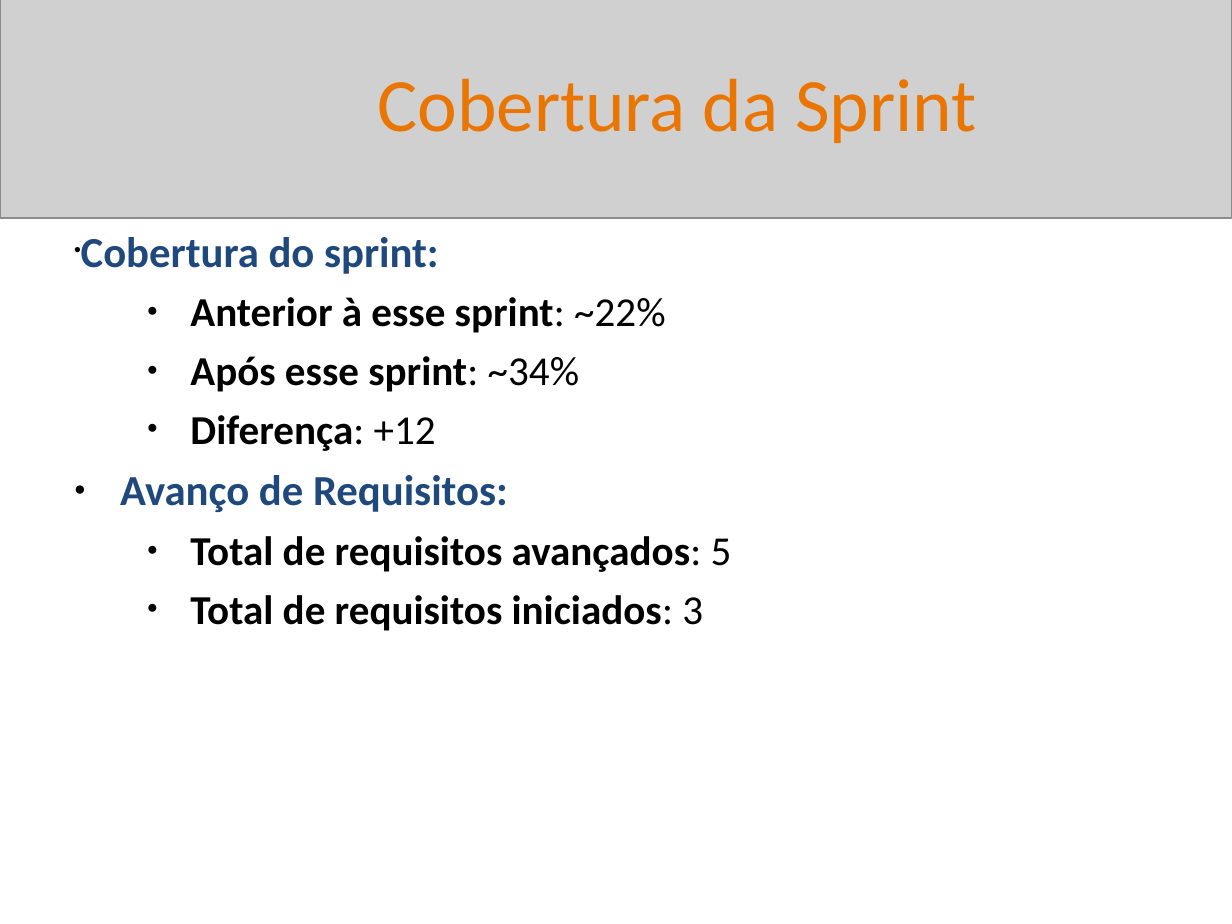
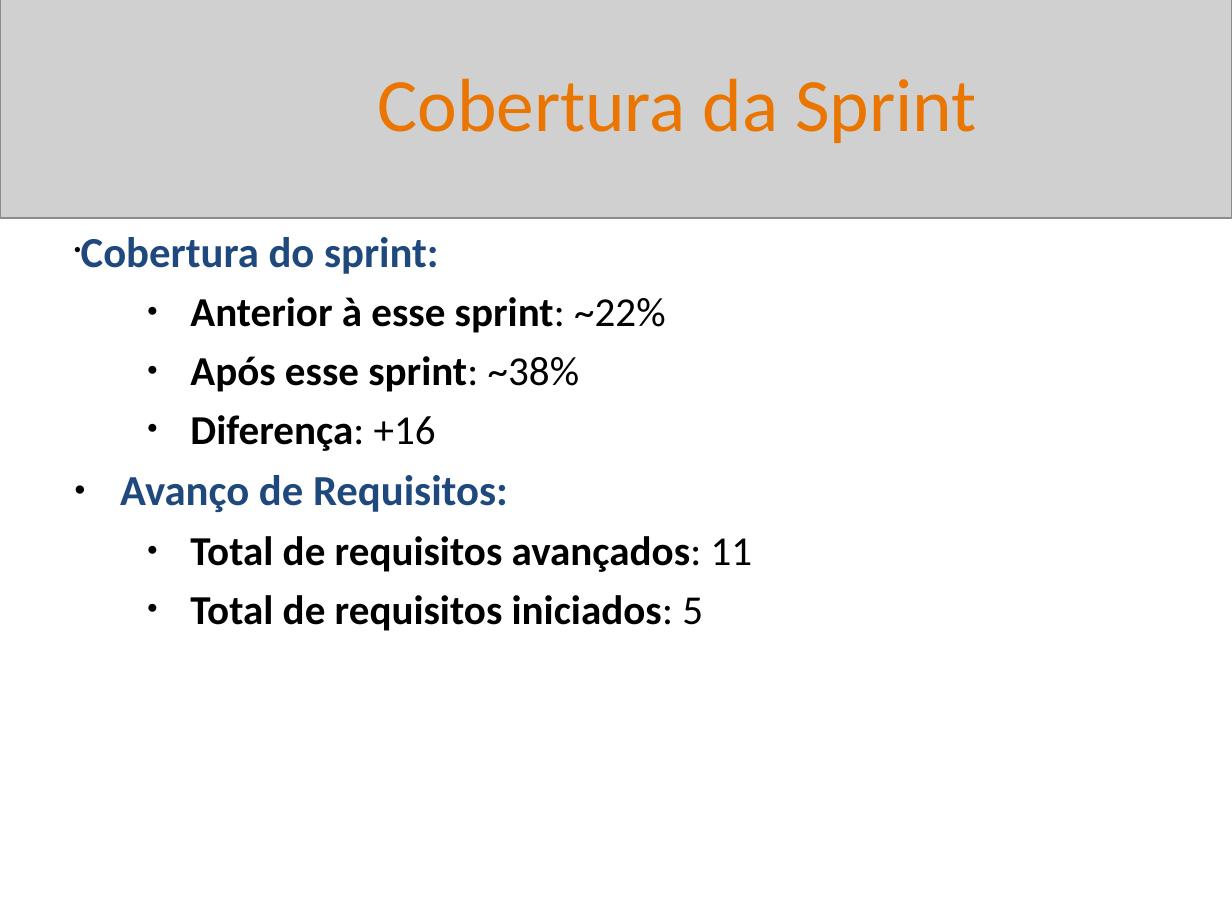
Before and after one commit to BetoFigu66/AgenteAssistenteDeVendas, a slide deck: slide 19 of artefatos/gerente_de_projetos/reports/sprint_02_20260510_Interno.pptx (slide 10 before the commit). Drawn at 1232x924 pixels with LibreOffice and Linux fonts; fonts in the diff are those of the drawing; grey boxes stand for pictures. Boxes give left, top, right and bottom in pixels: in the first picture for what was removed or moved away, otherwise in the second. Text is boxed around its words. In the diff, an @@ line names an element or a change of style, - is before the commit and + after.

Commit message:
criação de novas issues no board e atualização do relatório sprint 02

```diff
--- a/artefatos/gerente_de_projetos/reports/sprint_02_20260510_Interno.pptx
+++ b/artefatos/gerente_de_projetos/reports/sprint_02_20260510_Interno.pptx
@@ text at [190, 356, 579, 451]: text changed @@
-  ● Após esse sprint: ~34%
-  ● Diferença: +12
+  ● Após esse sprint: ~38%
+  ● Diferença: +16
@@ text at [190, 536, 753, 631]: text changed @@
-  ● Total de requisitos avançados: 5
-  ● Total de requisitos iniciados: 3
+  ● Total de requisitos avançados: 11
+  ● Total de requisitos iniciados: 5
```
Also in this commit, not shown: 6 other slides changed, 9 slides added, 15 other files.
